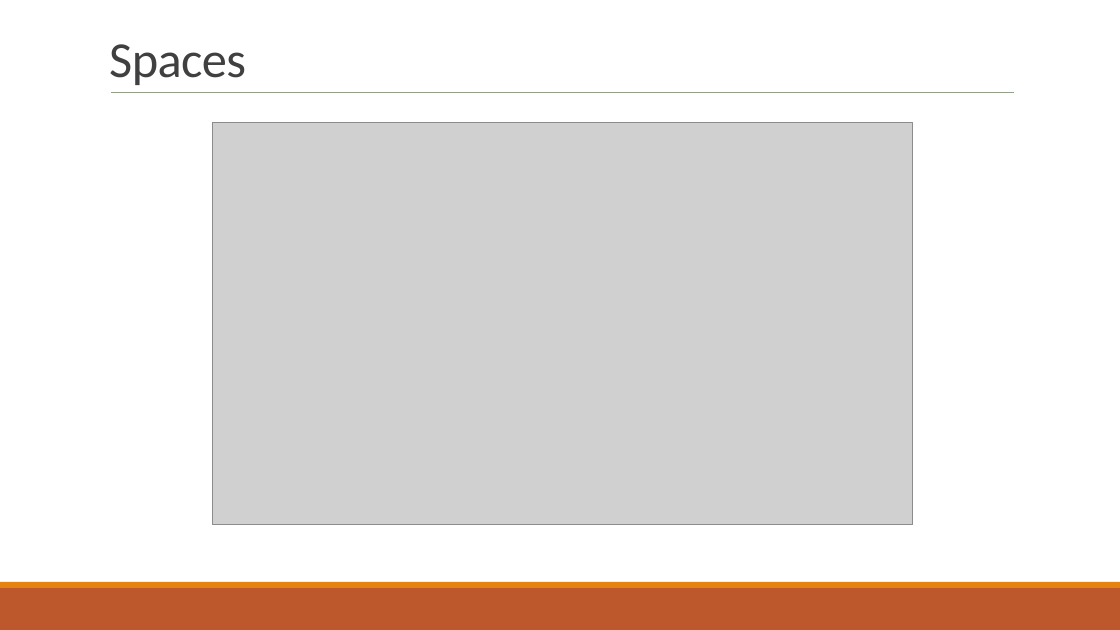
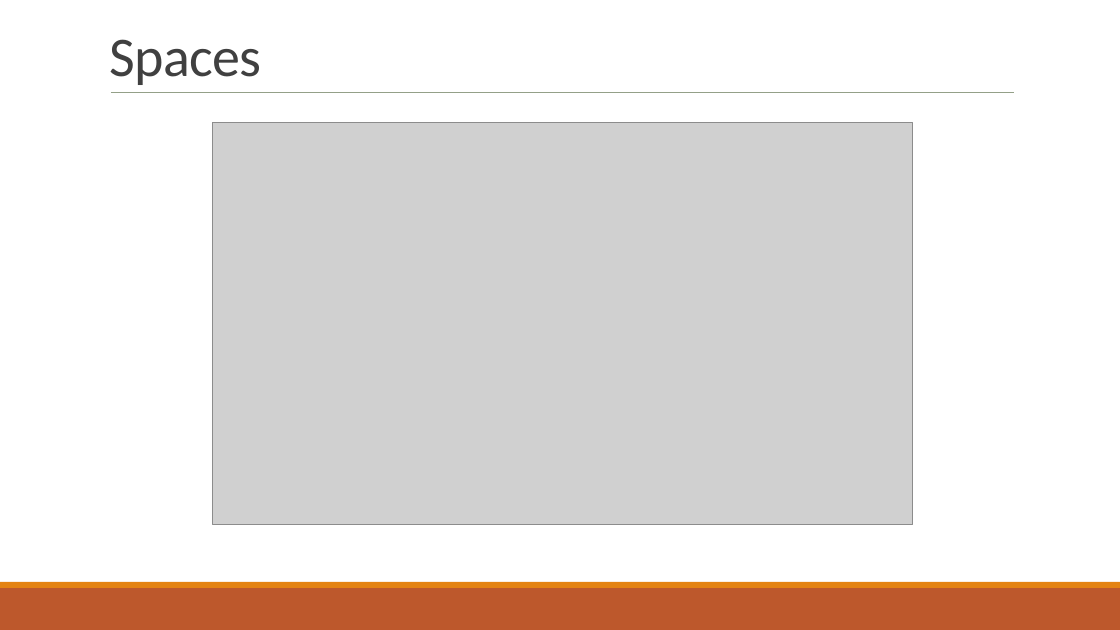
Before and after one commit to cornerfarmer/ShaderDemo, a slide deck: slide 9 of Talk/Shading & Lightning.pptx. Drawn at 1120x630 pixels with LibreOffice and Linux fonts; fonts in the diff are those of the drawing; grey boxes stand for pictures. Boxes give left, top, right and bottom in pixels: in the first picture for what was removed or moved away, otherwise in the second. Text is boxed around its words. In the diff, an @@ line names an element or a change of style, - is before the commit and + after.

```diff
--- a/Talk/Shading & Lightning.pptx
+++ b/Talk/Shading & Lightning.pptx
@@ title "Spaces" at [109,39,261,85]: size 43.2 to 48 pt @@
```
Also in this commit, not shown: 8 other slides changed, 1 slide added, 4 other files.
